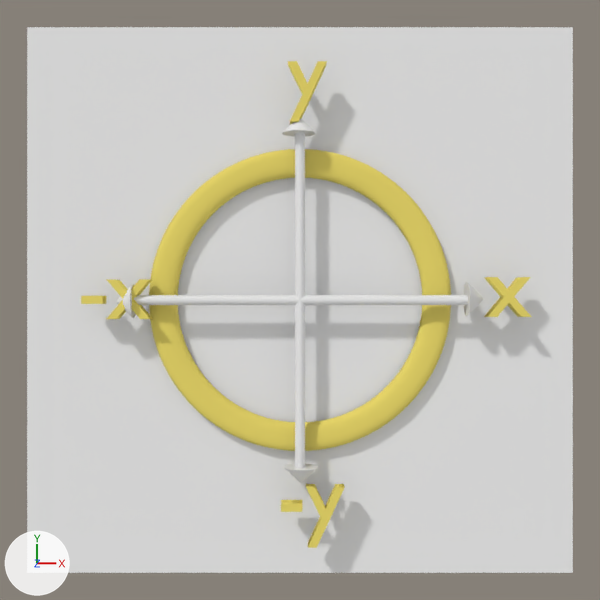
The Blender file TEME/src/ch/phonon/pics/rose.blend: old version first, new version second.
Before and after are seen from a 50 mm lens placed at (0.0, 0.0, 13.59), pointed at (0.0, 0.0, 0.2). Lighting does not change. The marker at lower left points along +X, +Y and +Z. Text is drawn in Blender's own font.

Before the edit, the objects in view are built like this:
```python
me_cylinder_003 = bpy.data.meshes.new('Cylinder.003')
me_cylinder_003.from_pydata(...)  # a 32-sided cylinder along z spanning x -1.0..1.0, y -1.0..1.0, z -1.0..1.0
txt_text = bpy.data.curves.new('Text', 'FONT')
txt_text.body = 'y'
txt_text.materials.append(mat_gold)  # yellow #e7d66a
txt_text.extrude = 0.127
txt_text.size = 1.4
txt_text_001 = bpy.data.curves.new('Text.001', 'FONT')
txt_text_001.body = 'x\n'
txt_text_001.materials.append(mat_gold)  # yellow #e7d66a
txt_text_001.extrude = 0.127
txt_text_001.size = 1.4
txt_text_002 = bpy.data.curves.new('Text.002', 'FONT')
txt_text_002.body = '-x'
txt_text_002.materials.append(mat_gold)  # yellow #e7d66a
txt_text_002.extrude = 0.127
txt_text_002.size = 1.4
txt_text_003 = bpy.data.curves.new('Text.003', 'FONT')
txt_text_003.body = '-y'
txt_text_003.materials.append(mat_gold)  # yellow #e7d66a
txt_text_003.extrude = 0.127
txt_text_003.size = 1.4
ob_cylinder_002 = bpy.data.objects.new('Cylinder.002', me_cylinder_003)
ob_cylinder_002.location = (0.0, 0.0, 0.26)
ob_cylinder_002.rotation_euler = (1.571, 0.0, 0.0)  # degrees (90, 0, 0)
ob_cylinder_002.scale = (0.0806, 0.0806, 2.68)
ob_text = bpy.data.objects.new('Text', txt_text)
ob_text.location = (-0.19, 3.15, 0.28)
ob_text_001 = bpy.data.objects.new('Text.001', txt_text_001)
ob_text_001.location = (2.97, -0.27, 0.27)
ob_text_002 = bpy.data.objects.new('Text.002', txt_text_002)
ob_text_002.location = (-3.52, -0.3, 0.27)
ob_text_003 = bpy.data.objects.new('Text.003', txt_text_003)
ob_text_003.location = (-0.36, -3.59, 0.28)
# also in view: 'Plane' at (0.0, 0.0, -0.14); 'Cylinder' at (0.0, 0.0, -0.01); 'Cylinder.003' at (0.0, 0.0, 0.26)
```
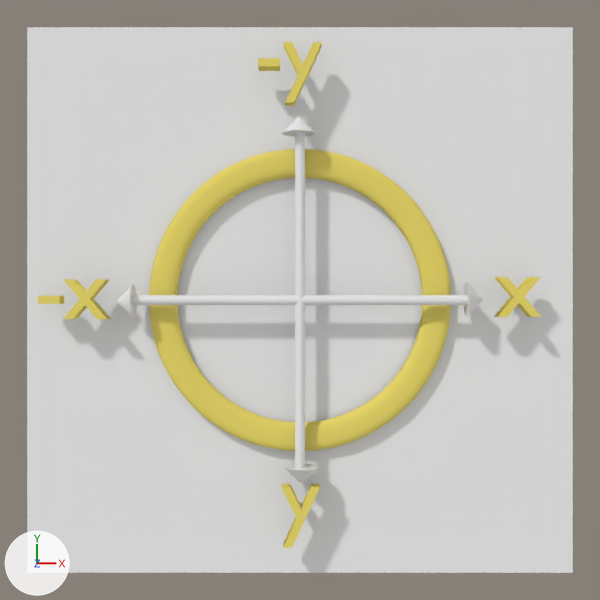
Boxes (x1, y1, x2, y2) around the edits, measured in the pictures (600 x 600 px):
'Text.002', moved
    before: (81, 279, 153, 319)
    after: (38, 279, 111, 319)
'Text', text changed, moved
    before: (288, 61, 327, 125)
    after: (258, 42, 322, 106)
'Text.003', text changed, moved
    before: (281, 484, 345, 548)
    after: (281, 484, 320, 548)
'Text.001', moved
    before: (484, 277, 531, 317)
    after: (494, 277, 542, 317)

Patch to the scene script:
```diff
--- a/TEME/src/ch/phonon/pics/rose.blend.py
+++ b/TEME/src/ch/phonon/pics/rose.blend.py
@@ txt_text @@
 txt_text = bpy.data.curves.new('Text', 'FONT')
-txt_text.body = 'y'
+txt_text.body = '-y'
 txt_text.materials.append(mat_gold)
@@ txt_text_003 @@
 txt_text_003 = bpy.data.curves.new('Text.003', 'FONT')
-txt_text_003.body = '-y'
+txt_text_003.body = 'y'
 txt_text_003.materials.append(mat_gold)
@@ ob_text @@
 ob_text = bpy.data.objects.new('Text', txt_text)
-ob_text.location = (-0.19, 3.15, 0.28)
+ob_text.location = (-0.72, 3.45, 0.28)
@@ ob_text_001 @@
 ob_text_001 = bpy.data.objects.new('Text.001', txt_text_001)
-ob_text_001.location = (2.97, -0.27, 0.27)
+ob_text_001.location = (3.13, -0.27, 0.27)
@@ ob_text_002 @@
 ob_text_002 = bpy.data.objects.new('Text.002', txt_text_002)
-ob_text_002.location = (-3.52, -0.3, 0.27)
+ob_text_002.location = (-4.2, -0.3, 0.27)
@@ ob_text_003 @@
 ob_text_003 = bpy.data.objects.new('Text.003', txt_text_003)
-ob_text_003.location = (-0.36, -3.59, 0.28)
+ob_text_003.location = (-0.29, -3.59, 0.28)
```
